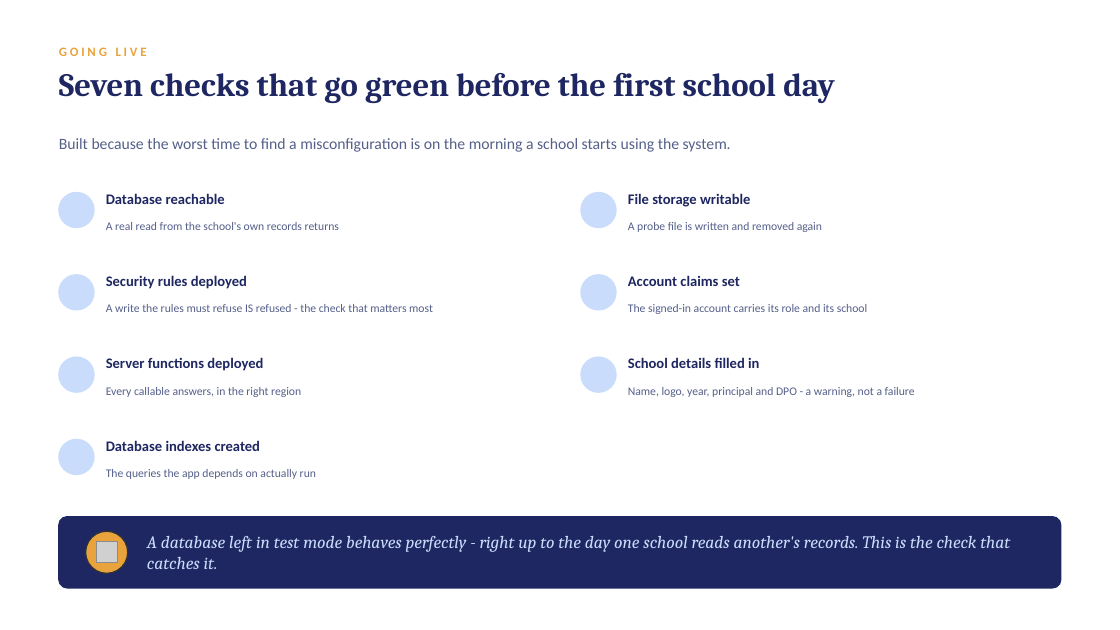
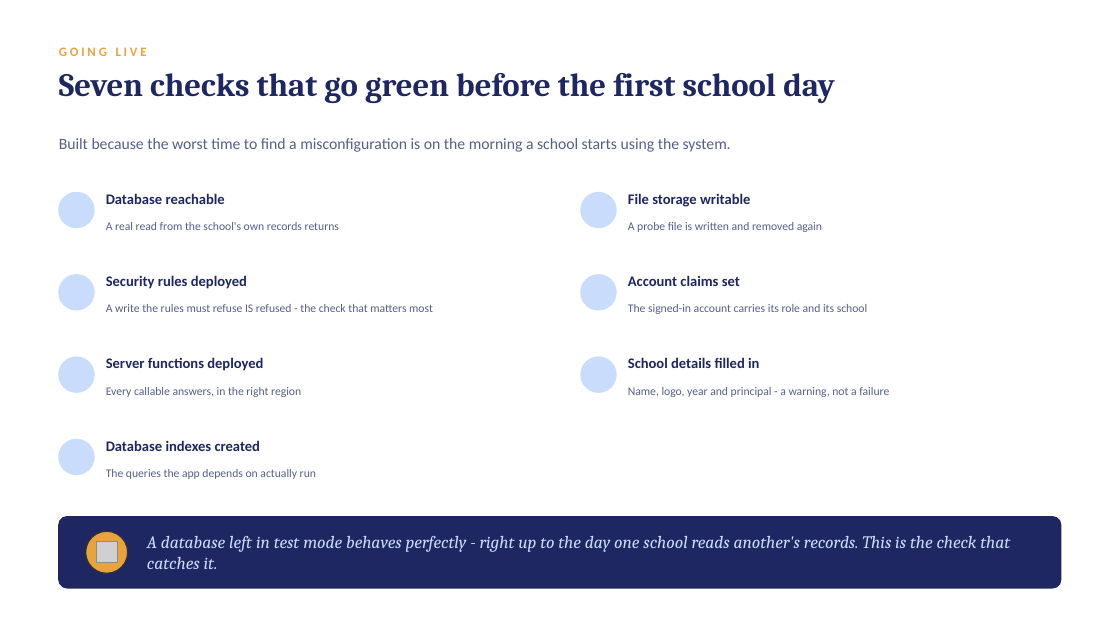
Before and after one commit to jcem0615-rgb/School-saas, a slide deck: slide 37 of marketing/LogicClass-Demo.pptx. Drawn at 1120x630 pixels with LibreOffice and Linux fonts; fonts in the diff are those of the drawing; grey boxes stand for pictures; background and template pictures are left out. Boxes give left, top, right and bottom in pixels: in the first picture for what was removed or moved away, otherwise in the second. Text is boxed around its words. In the diff, an @@ line names an element or a change of style, - is before the commit and + after.

```diff
--- a/marketing/LogicClass-Demo.pptx
+++ b/marketing/LogicClass-Demo.pptx
@@ text at [628, 387, 889, 397]: text changed @@
-Name, logo, year, principal and DPO - a warning, not a failure
+Name, logo, year and principal - a warning, not a failure
```
Also in this commit, not shown: 4 other slides changed, 40 other files.
